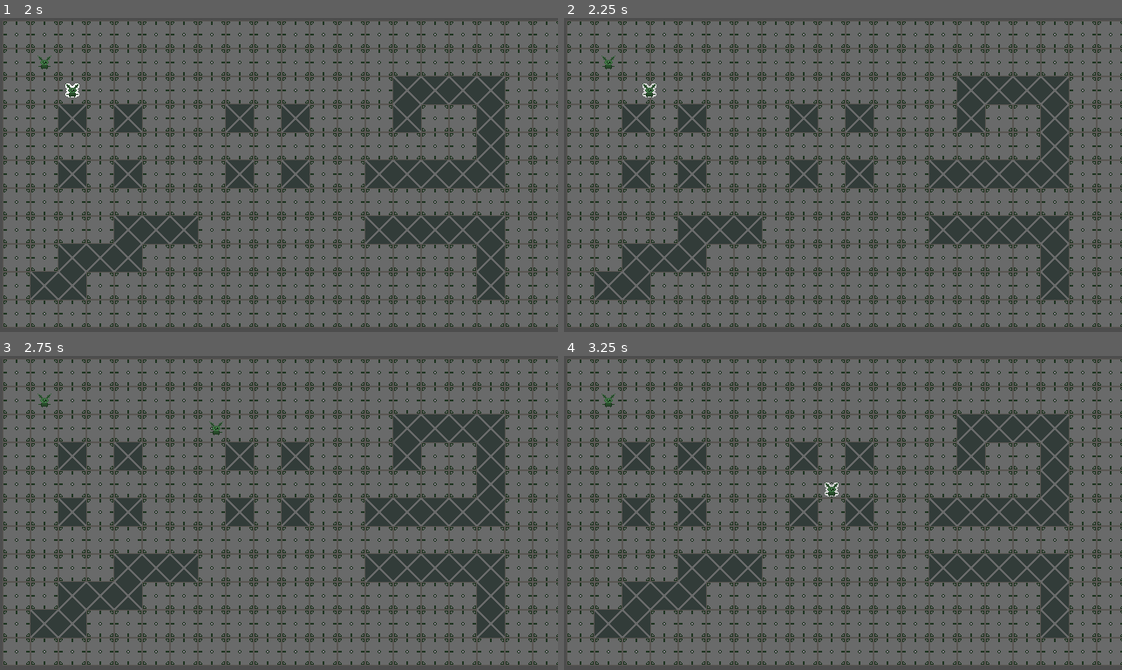
Above: before the commit, frames 1-4 (two rows, left to right).
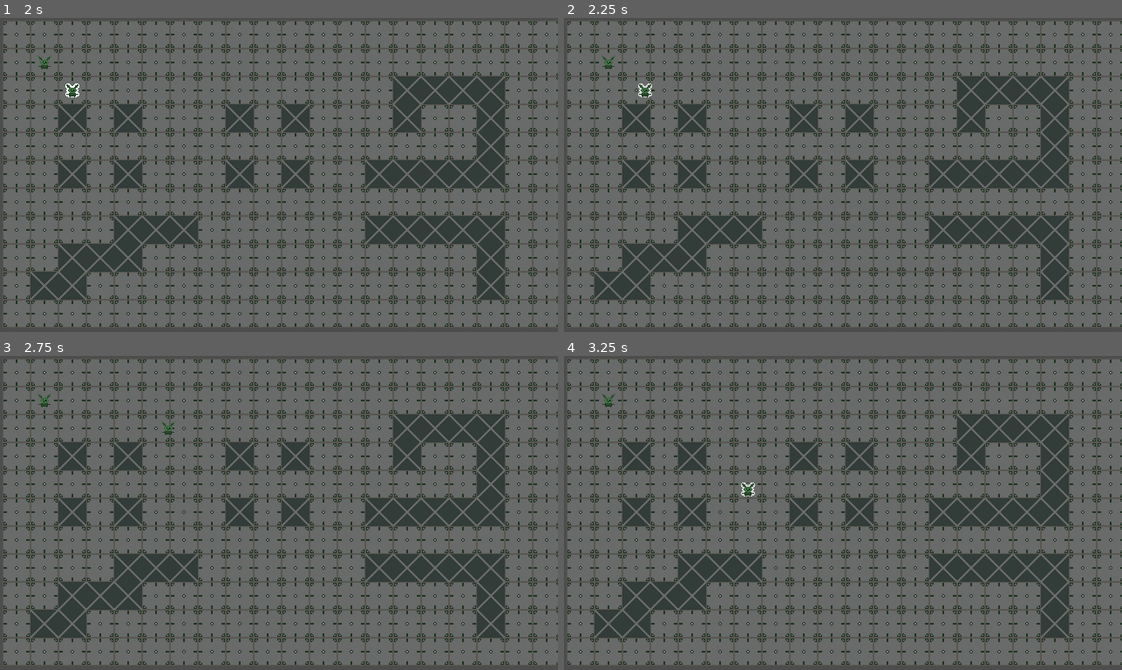
Above: after the commit, the same moments.

Repository: FVT34U/grinding_rooms
Game: Godot game, scene res://world/map_test_01.tscn
The game is run twice, just before and just after one commit, with the same random seed, the same clock (stepped at 60 frames per second) and the same inputs.
Inputs (mouse positions are in pixels of both pictures, inside the frame that each line leads up to):
- Up to frame 1 (2 s): tap Enter at 0.5 s; move the mouse to (44, 58) at 0.52 s; press the mouse at (44, 58) at 0.53 s; tap Space at 1.25 s; move the mouse to (66, 87) at 1.27 s; release the mouse at (66, 87) at 1.28 s; right-click (66, 87) at 1.35 s; click (66, 87) at 1.42 s
- Up to frame 2 (2.25 s): tap Enter at 2 s; move the mouse to (898, 105) at 2.02 s; hold Tab (tab) from 2.03 s (still down); click (898, 105) at 2.17 s
- Up to frame 3 (2.75 s): keep holding Tab (tab)
- Up to frame 4 (3.25 s): move the mouse to (815, 575) at 2.77 s; release Tab (tab) at 2.78 s; click (815, 575) at 2.85 s

Frame 1 is identical in both runs. In frame 2, 0.1% of the frame differs, in the area x 13-17%, y 20-26%; in frame 3, 0.1%; in frame 4, 0.2%, in the area x 31-50%, y 40-45%.

Commit message:
turn system, starting

Diff:
--- a/pawns/pawn.gd
+++ b/pawns/pawn.gd
@@ -1,13 +1,13 @@
 class_name Pawn extends CharacterBody2D
 
 
-@export var pawn_team = PawnManager.Team.RED
+@export var pawn_team = PawnManager.TeamColor.RED
 
 @onready var team_manager: PawnManager = get_parent()
 
 @onready var sprite: Sprite2D = $Sprite2D
 
-@export var speed: float = 300.0
+@export var speed: float = 200.0
 
 var is_moving: bool = false
 
--- a/pawns/pawn_manager.gd
+++ b/pawns/pawn_manager.gd
@@ -1,7 +1,7 @@
 class_name PawnManager extends Node
 
 
-enum Team {
+enum TeamColor {
 	BLUE,
 	RED,
 	GREEN,
@@ -11,17 +11,18 @@
 
 ## BLUE - only for player
 ## RED - basic enemy team
-@export var manager_team = Team.RED
+@export var manager_team_color = TeamColor.RED
 
 @onready var controlled_pawns: Array[Pawn] = []
 var active_pawn: Pawn = null
 
-signal pawn_team_changed(pawn: Pawn, new_team: PawnManager.Team)
+signal pawn_team_changed(pawn: Pawn)
+signal team_ends_their_turn(team: PawnManager)
 
 
-func change_pawn_team(manager: PawnManager, pawn: Pawn) -> bool:
-	pawn.reparent(manager)
-	pawn_team_changed.emit(pawn, manager.manager_team)
+func change_pawn_team(pawn: Pawn, new_manager: PawnManager) -> bool:
+	pawn.reparent(new_manager)
+	pawn_team_changed.emit(pawn, new_manager)
 	return true
 
 
--- a/pawns/player_pawn_manager.tscn
+++ b/pawns/player_pawn_manager.tscn
@@ -4,4 +4,3 @@
 
 [node name="PlayerPawnManager" type="Node"]
 script = ExtResource("1_bvlla")
-manager_team = 0
--- a/world/battle_manager.gd
+++ b/world/battle_manager.gd
@@ -11,6 +11,26 @@
 signal amount_of_minutes_changed(new_minutes: int)
 ## once in a second, values: any positive float
 signal time_changed(new_time: float)
+
+@export var team_managers: Array[PawnManager] = []
+var all_pawns: Array[Pawn] = []
+
+var current_team: PawnManager = null
+var current_pawn: Pawn = null
+
+
+func _ready() -> void:
+	if team_managers.size() < 2:
+		printerr("Add at least 2 'PawnManager' to 'team_managers' list!")
+		get_tree().quit(1)
+		return
+
+	for manager in team_managers:
+		all_pawns.append_array(manager.controlled_pawns)
+
+	# Make a choise depends on speed/reaction stat of pawn
+	current_pawn = all_pawns[0]
+	current_team = current_pawn.team_manager
 
 
 func _process(delta: float) -> void:
@@ -35,3 +55,16 @@
 	if old_secs < seconds:
 		amount_of_seconds_changed.emit(seconds)
 		time_changed.emit(time)
+
+
+func _on_pawn_ends_its_turn(pawn: Pawn):
+	var idx = all_pawns.find(pawn)
+
+	if idx == -1:
+		printerr("Pawn '{0}' not in 'all_pawns' list!".format({0: pawn}))
+		get_tree().quit(1)
+
+	current_pawn = all_pawns[(idx + 1) % all_pawns.size()]
+
+	#TODO: implement this function
+	current_pawn.team_manager.take_turn(current_pawn)
--- a/world/map_test_01.tscn
+++ b/world/map_test_01.tscn
@@ -9,8 +9,9 @@
 [ext_resource type="Script" uid="uid://cxq2iss02b26t" path="res://world/navigation_manager.gd" id="6_i7n82"]
 [ext_resource type="Script" uid="uid://bikw0omoa72tn" path="res://world/camera_manager.gd" id="7_u6q7x"]
 
-[node name="World" type="Node2D"]
+[node name="World" type="Node2D" node_paths=PackedStringArray("team_managers")]
 script = ExtResource("1_06gbv")
+team_managers = [NodePath("PlayerPawnManager"), NodePath("AiPawnManager")]
 
 [node name="NavigationManager" type="Node" parent="." node_paths=PackedStringArray("tilemap", "obstacle_tilemap")]
 unique_name_in_owner = true
